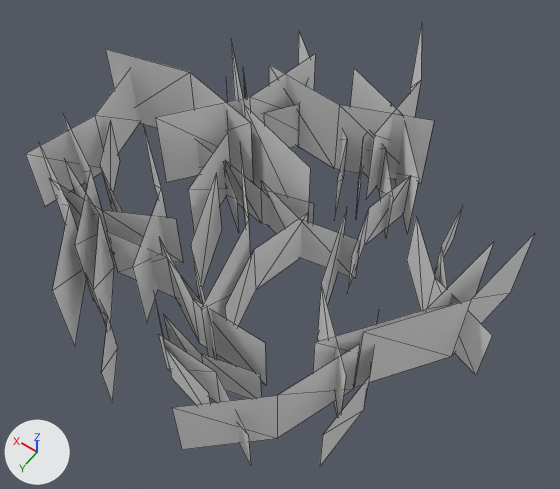
One commit to the glTF model public/res/geo/grassChunk.gltf: the scene before it, then after it.
Rendered twice from a 50 mm lens placed at (-0.71, 0.927, 1.491), pointed at (-0.057, 0.014, 0.055). Lighting does not change. The marker at lower left points along +X, +Y and +Z. Mesh edges are drawn as thin lines.

In view in the first picture: 'Grass Plane Bend.011'.
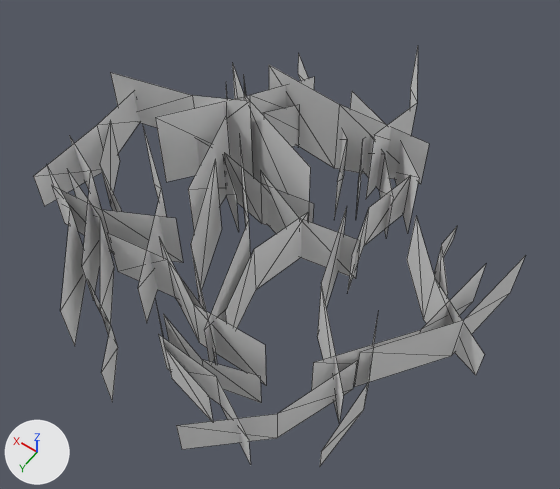
The newer file is also rescaled (x1.316), turned or shifted as a whole; pictures and numbers use the older file's frame.

What changed in the scene script:
```text
Change me_grass_plane_001:
    used by ob_grass_plane_bend_011; location = (0.0, 0.0, 0.0)
    remove me_grass_plane_001.from_pydata(...)  # 240 vertices, 160 faces; spans x -0.583..0.594, y -0.706..0.526, z 0.0..0.247
    add me_grass_plane_001.from_pydata(...)  # 240 vertices, 160 faces; spans x -0.583..0.594, y -0.706..0.526, z 0.0..0.3
    me_grass_plane_001 part 1: the loose piece of 6 vertices spanning x -0.55..-0.384, y -0.214..0.2, z 0.0..0.223 is scaled about the mesh origin by (1, 1, 0.656)
    me_grass_plane_001 part 2: the loose piece of 6 vertices spanning x -0.49..-0.323, y -0.142..0.274, z 0.0..0.224 is scaled about the mesh origin by (1, 1, 0.658)
    me_grass_plane_001 part 3: 218 of 240 vertices moved; they spanned x -0.583..0.594, y -0.706..0.526, z 0.0..0.247 and now span x -0.583..0.594, y -0.706..0.526, z 0.001..0.3; mean shift (0.0, 0.0, -0.01); largest move (0.118, 0.418, 0.196) -> (0.118, 0.418, 0.12)
```

Pixel boxes [x1, y1, x2, y2] of what changed, in the pictures (560 x 489 px; the box of a moved part takes in the faces that stretch with it):
'Grass Plane Bend.011', reshaped: before [26, 23, 534, 466]; after [34, 46, 525, 466]
part 1 of me_grass_plane_001, moved or reshaped: before [354, 234, 534, 387]; after [354, 256, 525, 387]
part 2 of me_grass_plane_001, moved or reshaped: before [313, 242, 494, 384]; after [311, 264, 486, 391]
part 3 of me_grass_plane_001, moved or reshaped: before [26, 23, 492, 461]; after [34, 46, 485, 461]
